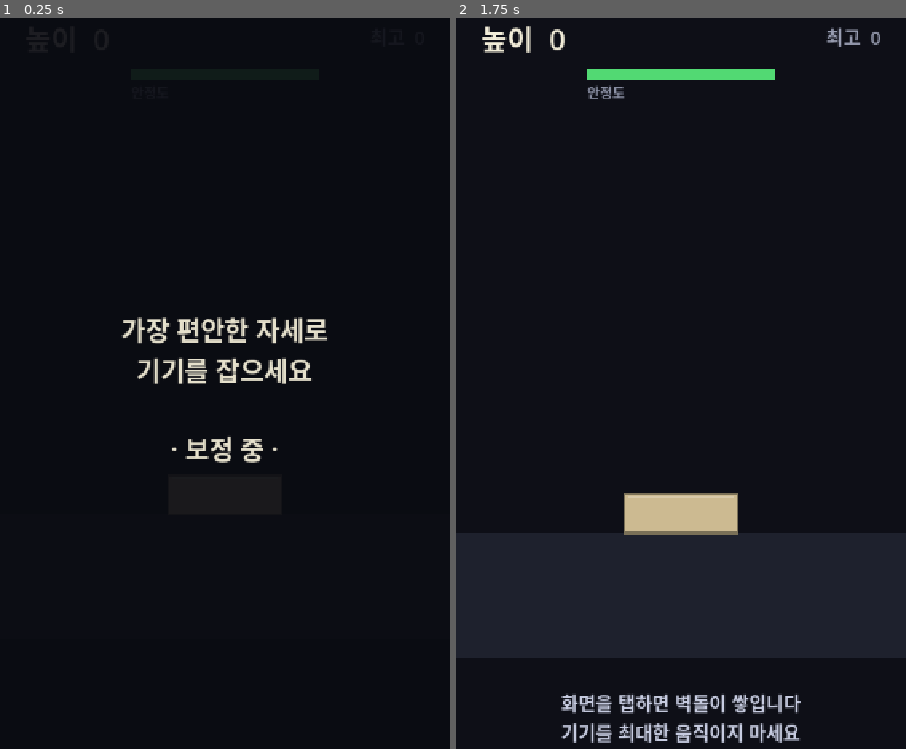
Above: before the commit, frames 1-2 (left to right).
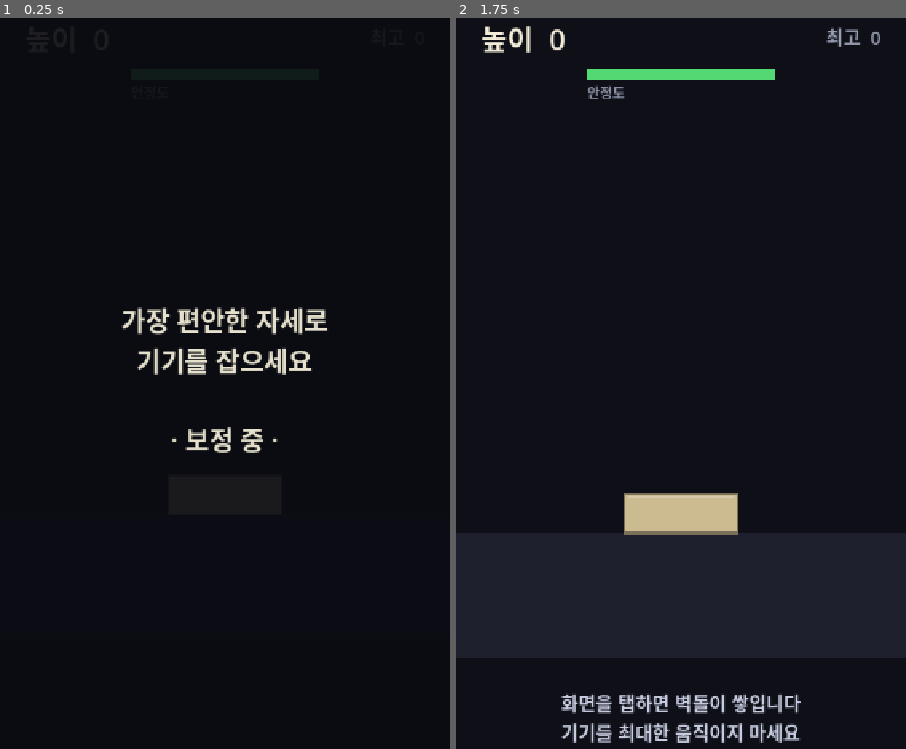
Above: after the commit, the same moments.

Repository: jungrok5/babel-tower
Game: Godot game, scene res://scenes/Main.tscn
Two runs of this game, one before a commit and one after it. Both use one fixed random seed, a clock stepped at 60 frames per second and the inputs below.
Inputs (mouse positions are in pixels of both pictures, inside the frame that each line leads up to):
- Up to frame 1 (0.25 s): no input
- Up to frame 2 (1.75 s): tap Enter at 0.5 s; move the mouse to (780, 346) at 0.52 s; click (780, 346) at 0.67 s; tap Space at 0.77, 1.25, 1.52 s; move the mouse to (591, 427) at 1.27 s; click (591, 427) at 1.42 s

The runs differ from the first frame. In frame 1, 2.5% of the frame differs, in the area x 26-73%, y 39-61%; in frame 2, nothing differs.

Commit message:
Add explicit "센서 켜기" button on calibration screen for web motion permission
웹에서는 자동 첫-탭 요청 대신 보정 화면의 명시적 "센서 켜기" 버튼으로
모션 권한을 요청하고 보정을 시작한다 (iOS 제스처 요건 충족 + 안내 명확).
네이티브(Android/iOS 앱)에서는 버튼 없이 바로 보정으로 진입.

Co-Authored-By: Claude Opus 4.8 <noreply@anthropic.com>
Claude-Session: https://claude.ai/code/session_01Jx8xk1vyhwdsC6SaQay3dQ

Diff:
--- a/scripts/main.gd
+++ b/scripts/main.gd
@@ -30,6 +30,8 @@
 var stab_fill: ColorRect
 var calib_panel: Control
 var calib_label: Label
+var calib_button: Button
+var awaiting_sensor: bool = false
 var over_panel: Control
 var over_body: VBoxContainer
 
@@ -92,10 +94,29 @@
 
 func _begin_calibration() -> void:
 	state = State.CALIB
+	calib_panel.visible = true
+	over_panel.visible = false
+	# 웹: 사용자가 "센서 켜기"를 눌러야 모션 권한 요청 + 보정 시작 (iOS 제스처 요건)
+	if OS.has_feature("web") and not web_permission_asked:
+		awaiting_sensor = true
+		calib_button.visible = true
+	else:
+		# 네이티브(Android/iOS 앱)/재보정: 곧바로 보정 시작
+		_start_calibration_countdown()
+
+
+func _start_calibration_countdown() -> void:
+	awaiting_sensor = false
+	calib_button.visible = false
 	calib_timer = 1.6
 	Motion.start_calibration(calib_timer)
-	calib_panel.visible = true
-	over_panel.visible = false
+
+
+func _on_sensor_enable() -> void:
+	if not web_permission_asked:
+		web_permission_asked = true
+		Motion.request_web_permission()
+	_start_calibration_countdown()
 
 
 func _drop_block() -> void:
@@ -162,11 +183,7 @@
 	if not tapped:
 		return
 
-	# 첫 상호작용에서 웹 센서 권한 요청 (iOS)
-	if not web_permission_asked:
-		web_permission_asked = true
-		Motion.request_web_permission()
-
+	# 웹 모션 권한은 보정 화면의 "센서 켜기" 버튼에서 처리한다.
 	if state == State.READY:
 		_drop_block()
 
@@ -259,12 +276,15 @@
 
 	match state:
 		State.CALIB:
-			calib_timer -= delta
-			if not Motion.is_calibrating():
-				calib_panel.visible = false
-				state = State.READY
-			calib_label.text = "가장 편안한 자세로\n기기를 잡으세요\n\n· 보정 중 ·"
 			hint_label.text = ""
+			if awaiting_sensor:
+				calib_label.text = "센서를 켜고\n탑 쌓기를 시작하세요\n\n(모션 권한을 허용해 주세요)"
+			else:
+				calib_timer -= delta
+				if not Motion.is_calibrating():
+					calib_panel.visible = false
+					state = State.READY
+				calib_label.text = "가장 편안한 자세로\n기기를 잡으세요\n\n· 보정 중 ·"
 		State.READY:
 			hint_label.text = "화면을 탭하면 벽돌이 쌓입니다\n기기를 최대한 움직이지 마세요"
 		State.DROPPING:
@@ -320,9 +340,23 @@
 	var center := CenterContainer.new()
 	center.set_anchors_preset(Control.PRESET_FULL_RECT)
 	calib_panel.add_child(center)
+	var box := VBoxContainer.new()
+	box.add_theme_constant_override("separation", 30)
+	box.alignment = BoxContainer.ALIGNMENT_CENTER
+	center.add_child(box)
+
 	calib_label = _make_label("", 42, Color(0.9, 0.88, 0.8))
 	calib_label.horizontal_alignment = HORIZONTAL_ALIGNMENT_CENTER
-	center.add_child(calib_label)
+	box.add_child(_centered(calib_label))
+
+	calib_button = Button.new()
+	calib_button.text = "센서 켜기 ▶"
+	calib_button.add_theme_font_size_override("font_size", 40)
+	calib_button.custom_minimum_size = Vector2(320, 96)
+	calib_button.visible = false
+	calib_button.pressed.connect(_on_sensor_enable)
+	box.add_child(_centered(calib_button))
+
 	ui.add_child(calib_panel)
 
 
Not shown, changed: GAME_DESIGN.md
Not shown, changed: README.md
